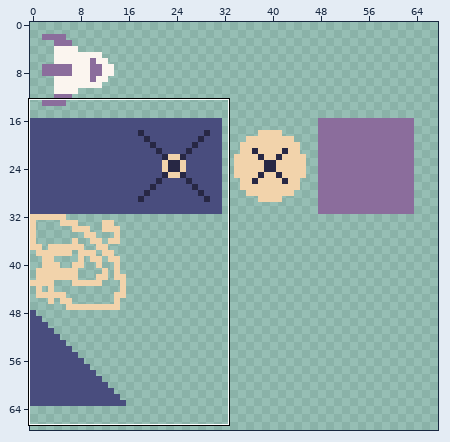
Two versions of one sprite sheet, src/art/atlas.png. Above, an overview of the earlier version with the close-up marked.
Close-up. The starting point:
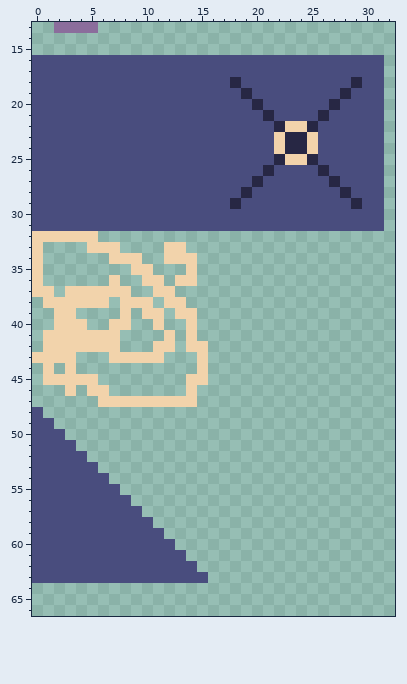
The file is 128x128 pixels. Shown: x 0..32, y 13..66. The wide view leaves out empty margins.
And afterwards:
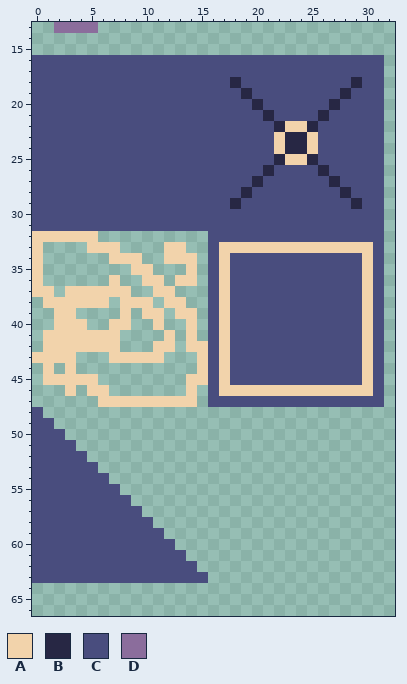
Palette (. is transparent): A #f2d3ab  B #272744  C #494d7e  D #8b6d9c
The edit:
Colour A is added in row 33 at x 17 to 30; in rows 34 to 45 at x 17 and 30; in row 46 at x 17 to 30.
Colour C is added in row 32 at x 16 to 31; in row 33 at x 16 and 31; in rows 34 to 45 at x 16, 18 to 29 and 31; in row 46 at x 16 and 31; in row 47 at x 16 to 31.
